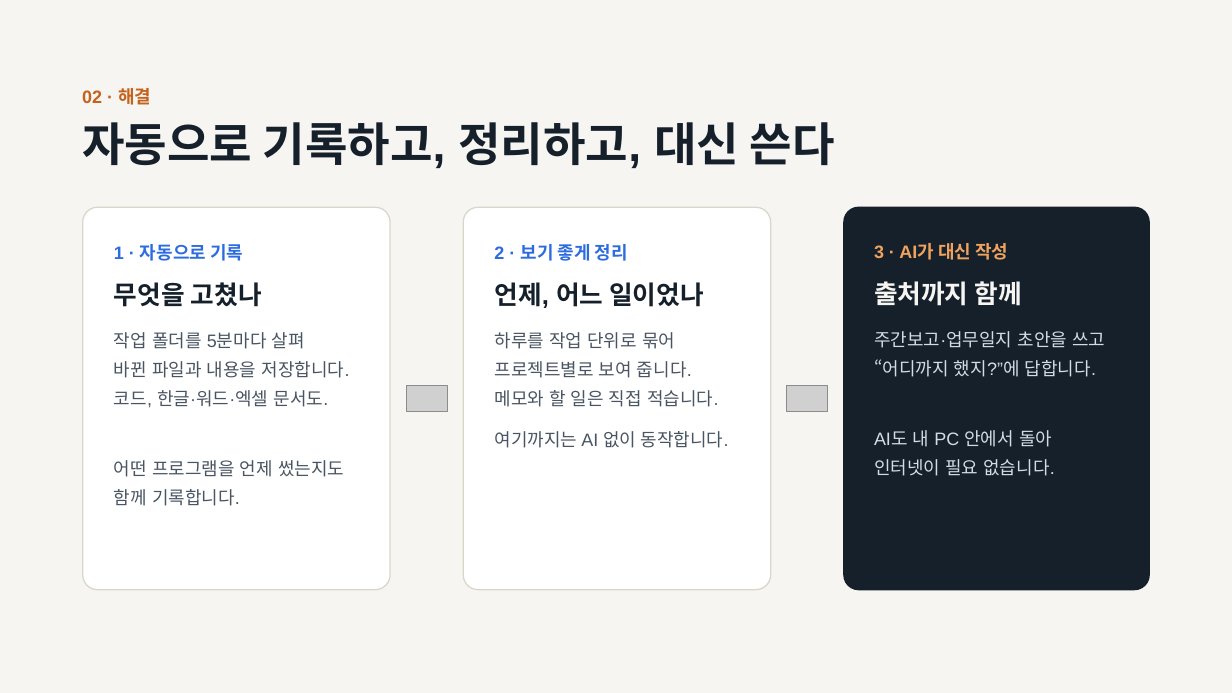
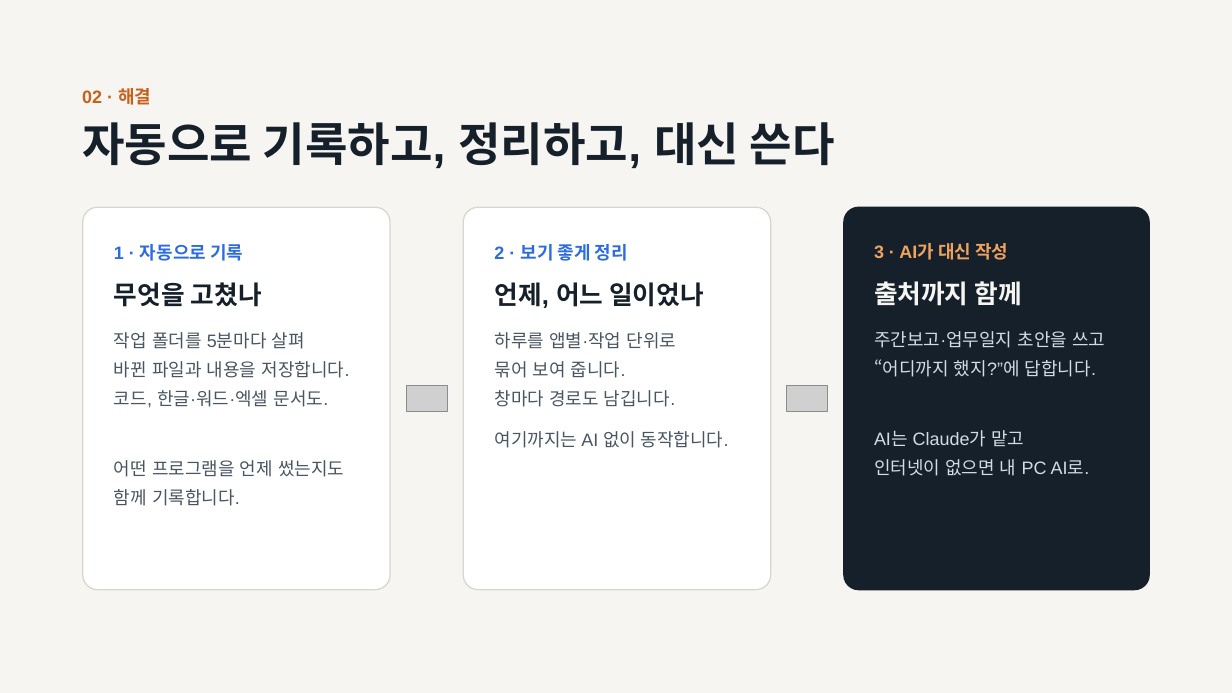
Before and after one commit to superokok/work-history, a slide deck: slide 3 of ppt/작업 기록 앱-(대인배)-v2.pptx. Drawn at 1232x693 pixels with LibreOffice and Linux fonts; fonts in the diff are those of the drawing; grey boxes stand for pictures. Boxes give left, top, right and bottom in pixels: in the first picture for what was removed or moved away, otherwise in the second. Text is boxed around its words. In the diff, an @@ line names an element or a change of style, - is before the commit and + after.

```diff
--- a/ppt/작업 기록 앱-(대인배)-v2.pptx
+++ b/ppt/작업 기록 앱-(대인배)-v2.pptx
@@ text at (x1=494, y1=332, x2=677, y2=407): text changed @@
-하루를 작업 단위로 묶어
-프로젝트별로 보여 줍니다.
-메모와 할 일은 직접 적습니다.
+하루를 앱별·작업 단위로
+묶어 보여 줍니다.
+창마다 경로도 남깁니다.
@@ text at (x1=874, y1=430, x2=1090, y2=476): text changed @@
-AI도 내 PC 안에서 돌아
-인터넷이 필요 없습니다.
+AI는 Claude가 맡고
+인터넷이 없으면 내 PC AI로.
```
Also in this commit, not shown: 9 other slides changed.
